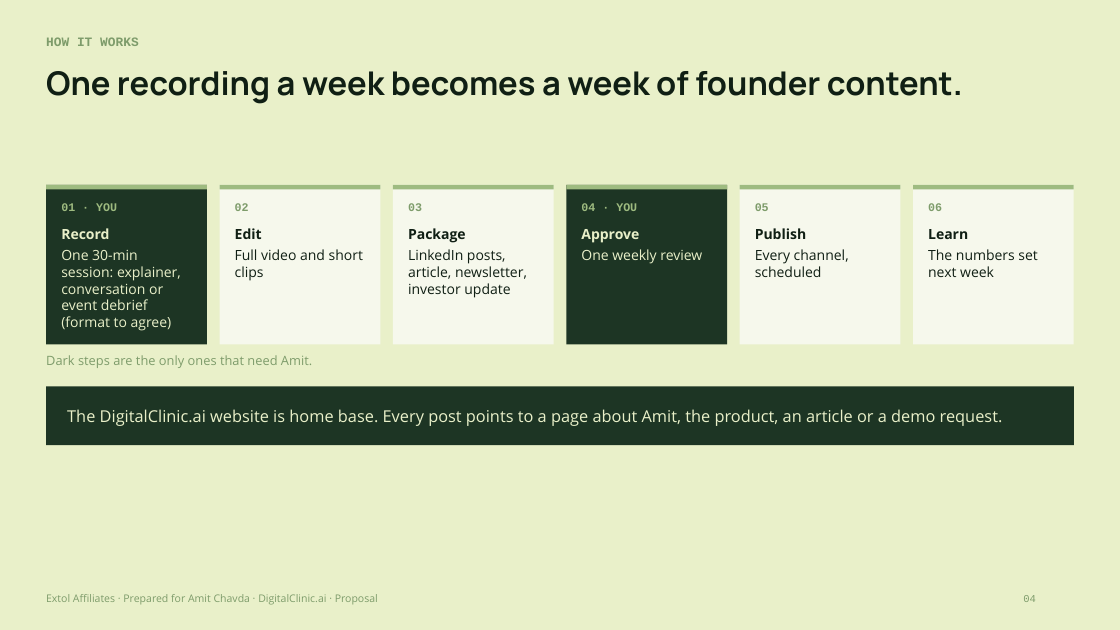
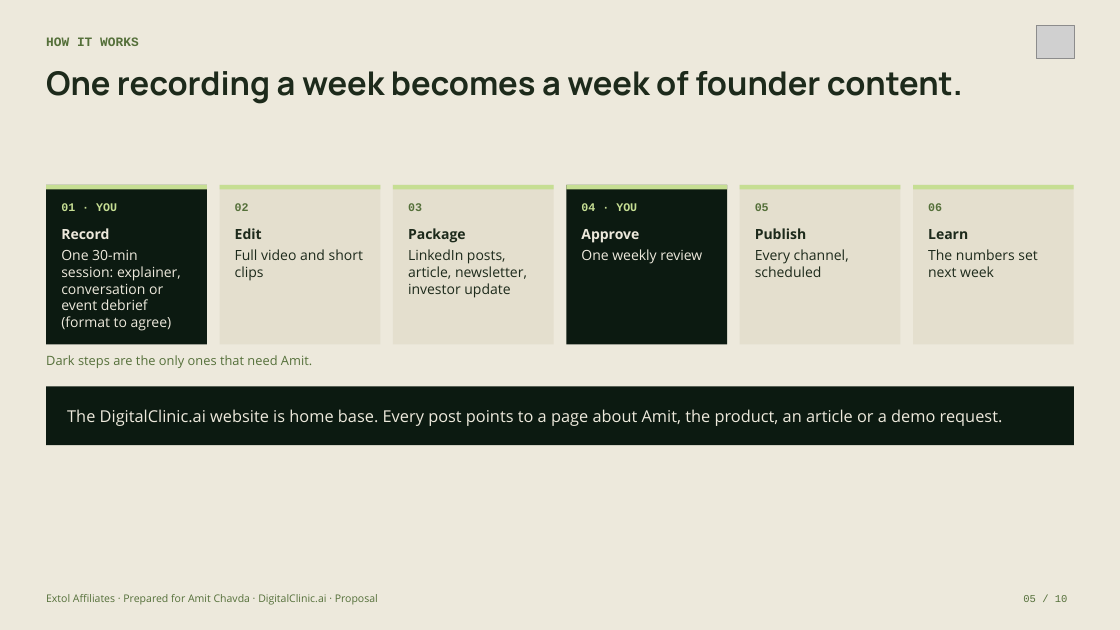
Before and after one commit to extolaffiliates/open-platform-site, a slide deck: slide 5 of presentations/amit-chavda/pptx/Amit_Chavda_x_Extol.pptx (slide 4 before the commit). Drawn at 1120x630 pixels with LibreOffice and Linux fonts; fonts in the diff are those of the drawing; grey boxes stand for pictures. Boxes give left, top, right and bottom in pixels: in the first picture for what was removed or moved away, otherwise in the second. Text is boxed around its words. In the diff, an @@ line names an element or a change of style, - is before the commit and + after.

```diff
--- a/presentations/amit-chavda/pptx/Amit_Chavda_x_Extol.pptx
+++ b/presentations/amit-chavda/pptx/Amit_Chavda_x_Extol.pptx
@@ background #E9F0C9 to #EDE9DC @@
@@ picture added at <box>1036,25,1075,59</box> @@
@@ text "01 · YOU" at <box>61,203,117,211</box>: text colour #9EBB80 to #C6DE93 @@
@@ text "04 · YOU" at <box>581,203,637,211</box>: text colour #9EBB80 to #C6DE93 @@
@@ fill #9EBB80 to #C6DE93 in 6 elements at <box>46,185,207,190</box>, <box>219,185,380,190</box>, <box>393,185,554,190</box>, <box>566,185,727,190</box>, <box>740,185,901,190</box>, <box>913,185,1074,190</box> @@
@@ fill #F6F8EC to #E4DFCE in 4 elements at <box>219,185,380,344</box>, <box>393,185,554,344</box>, <box>740,185,901,344</box>, <box>913,185,1074,344</box> @@
@@ text colour #101F14 to #1D2A1B in 5 elements at <box>46,71,963,104</box>, <box>235,228,363,281</box>, <box>408,228,527,298</box>, <box>755,228,849,277</box>, <box>928,229,1037,277</box> @@
@@ text colour #7E9C6B to #55703A in 7 elements at <box>46,37,139,46</box>, <box>46,594,378,605</box>, <box>235,203,249,211</box>, <box>408,203,422,211</box>, <box>755,203,769,211</box>, <box>928,203,942,211</box>, <box>46,355,312,368</box> @@
@@ fill #1D3524 to #0C1A11 in 3 elements at <box>46,185,207,344</box>, <box>566,185,727,344</box>, <box>46,386,1074,445</box> @@
@@ text colour #E9F0C9 to #EDE9DC in 3 elements at <box>61,228,181,331</box>, <box>581,229,702,264</box>, <box>67,409,1003,426</box> @@
@@ text at <box>1023,595,1068,602</box>: text changed; text colour #7E9C6B to #55703A @@
-04
+05 / 10
```
Also in this commit, not shown: 7 other slides changed, 2 slides added, 12 other files.
